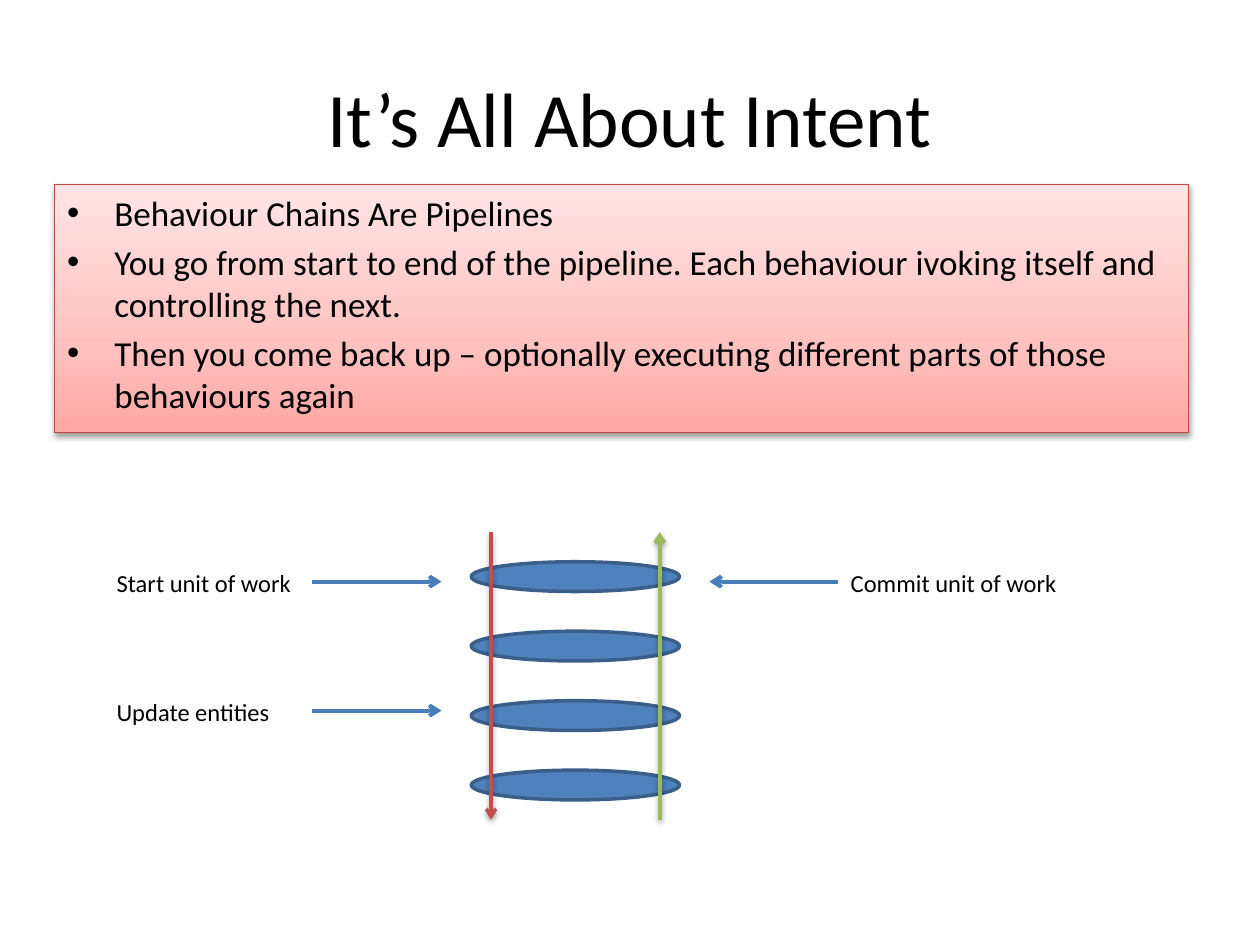
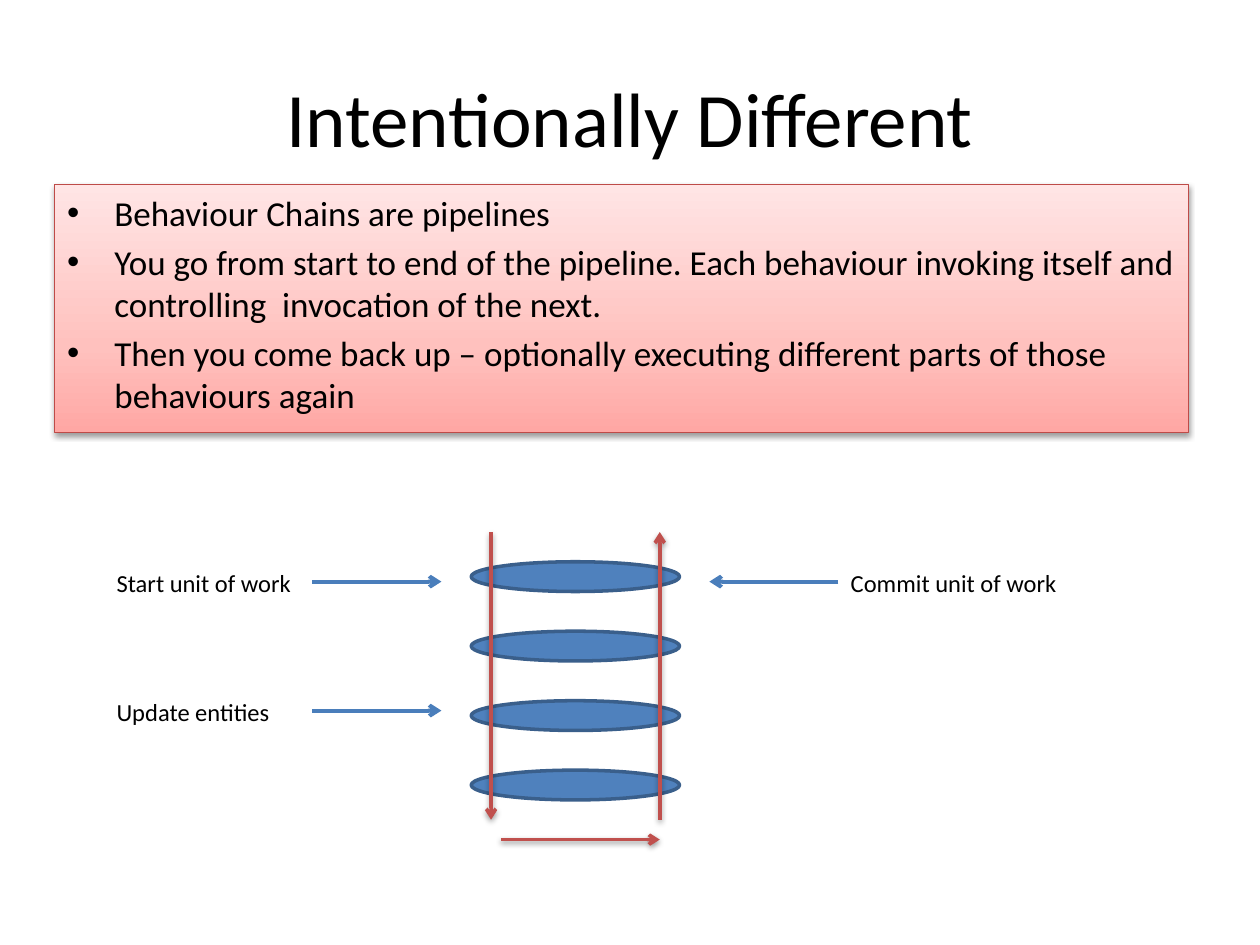
Before and after one commit to NTCoding/BehaviourChainDemo, a slide deck: slide 2 of BehaviourChainDemo/docs/Slides.pptx. Drawn at 1260x945 pixels with LibreOffice and Linux fonts; fonts in the diff are those of the drawing. Boxes give left, top, right and bottom in pixels: in the first picture for what was removed or moved away, otherwise in the second. Text is boxed around its words. In the diff, an @@ line names an element or a change of style, - is before the commit and + after.

Commit message:
Minor tweaks to slides

```diff
--- a/BehaviourChainDemo/docs/Slides.pptx
+++ b/BehaviourChainDemo/docs/Slides.pptx
@@ title at (286, 93, 973, 160): text changed @@
-It’s All About Intent
+Intentionally Different
@@ text at (114, 201, 1174, 323): text changed @@
-• Behaviour Chains Are Pipelines
-• You go from start to end of the pipeline. Each behaviour ivoking itself and controlling the next.
+• Behaviour Chains are pipelines
+• You go from start to end of the pipeline. Each behaviour invoking itself and controlling invocation of the next.
@@ arrow (660, 820) - (660, 532): stroke #9BBB59 2 pt to #C0504D 2 pt @@
@@ arrow added from (501, 839) to (660, 839), #C0504D 2 pt @@
```
Also in this commit, not shown: 2 other slides changed, 1 slide added.
